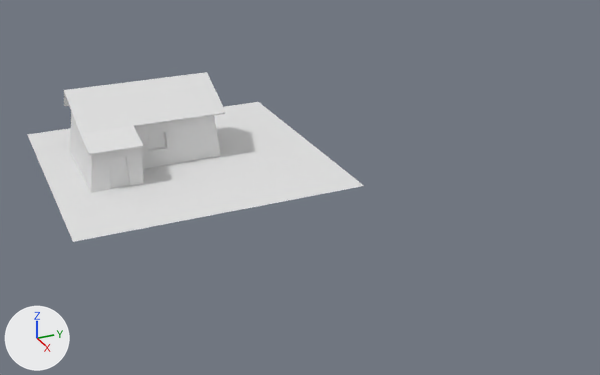
An edit to the FBX model Assets/Models/Casa Comum 01.fbx, drawn before and after from the same camera.
Both versions are drawn from a 50 mm camera at (5.63, -1.58, 2.4) aimed at (0.06, 0.93, -0.39). The lights are fixed; the arrows at lower left show +X, +Y and +Z. Materials are left out; every surface is plain grey.

Names of what the first picture shows: 'Casa Comum 01'.
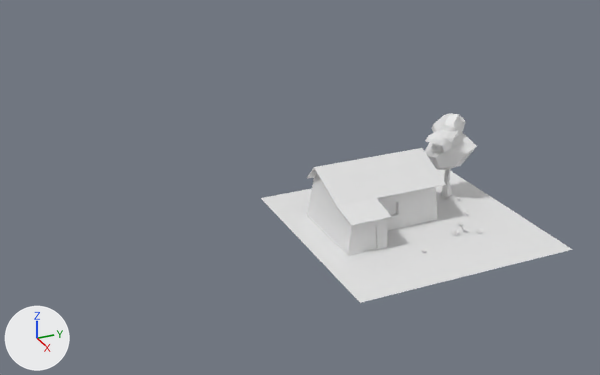
Pixel boxes [x1, y1, x2, y2] of what changed, in the pictures (600 x 375 px; the box of a moved part takes in the faces that stretch with it):
'Casa Comum 01', reshaped, moved, turned: before [27, 72, 364, 242]; after [261, 113, 573, 303]
part 1 of me_casa_comum_01, moved or reshaped: before [64, 72, 226, 193]; after [307, 148, 446, 256]
part 2 of me_casa_comum_01, built on: before [27, 102, 364, 242]; after [261, 113, 573, 303]

Patch to the scene script:
```diff
--- a/Assets/Models/Casa Comum 01.fbx.py
+++ b/Assets/Models/Casa Comum 01.fbx.py
@@ me_casa_comum_01 @@
 # used by ob_casa_comum_01; location = (0.0, 0.0, 0.0); rotation_euler = (1.571, 0.0, 0.0), in degrees (90, 0, 0); scale = (0.01, 0.01, 0.01)
-me_casa_comum_01.from_pydata(...)  # 70 vertices, 64 faces; spans x -100.0..100.0, y 0.0..54.0, z -100.0..100.0
+me_casa_comum_01.from_pydata(...)  # 414 vertices, 507 faces; spans x -83.0..1.0, y -100.0..100.0, z -100.0..100.0
+# me_casa_comum_01 part 1: the loose piece of 66 vertices spanning x -50.0..35.0, y 0.0..54.0, z -32.0..77.0 is turned 90 degrees about the z axis through the mesh origin
+# me_casa_comum_01 part 2: 4 vertices removed from x -100.0..100.0, y 0.0, z -100.0..100.0; 348 vertices added at x -83.0..1.0, y -100.0..100.0, z -100.0..100.0
@@ ob_casa_comum_01 @@
 ob_casa_comum_01 = bpy.data.objects.new('Casa Comum 01', me_casa_comum_01)
-ob_casa_comum_01.location = (0.0, 0.0, 0.0)
-ob_casa_comum_01.rotation_euler = (1.571, 0.0, 0.0)  # degrees (90, 0, 0)
+ob_casa_comum_01.location = (0.0, 2.0, -0.954)
+ob_casa_comum_01.rotation_euler = (1.571, 1.571, 0.0)  # degrees (90, 90, 0)
 ob_casa_comum_01.scale = (0.01, 0.01, 0.01)
```
